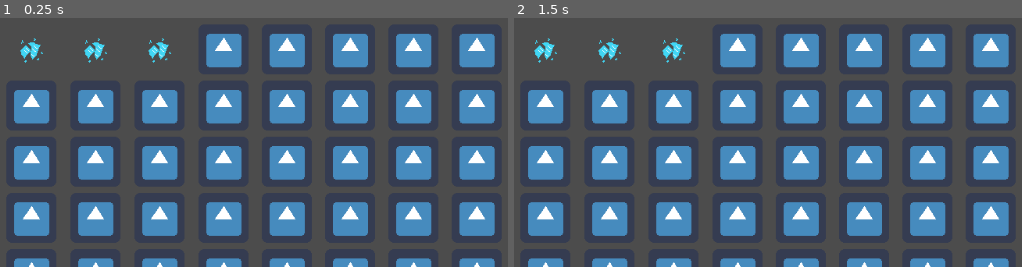
Above: before the commit, frames 1-2 (left to right).
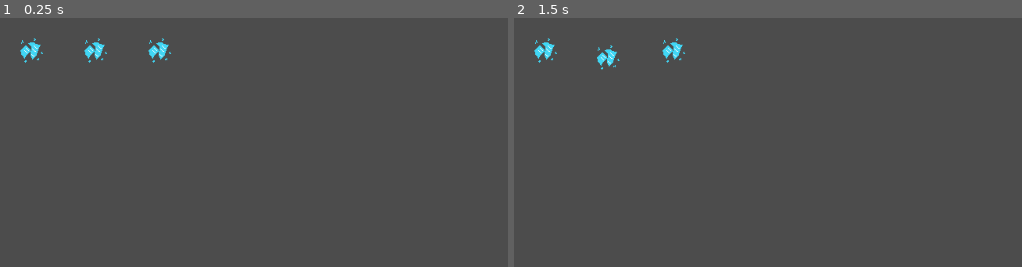
Above: after the commit, the same moments.

Repository: raimess11/GGJBandung23-Mandrake
Game: Godot game, scene res://Storage/Storage.tscn
The game is run twice, just before and just after one commit, with the same random seed, the same clock (stepped at 60 frames per second) and the same inputs. The project has no main scene, so this scene is started directly. The engine's default icon, where the game draws it, is replaced by a stand-in: a white triangle on a blue panel in a dark square.
Inputs (mouse positions are in pixels of both pictures, inside the frame that each line leads up to):
- Up to frame 1 (0.25 s): no input
- Up to frame 2 (1.5 s): tap Enter at 0.5 s; move the mouse to (outside the picture) at 0.52 s; click (outside the picture) at 0.67 s; tap Space at 1.25 s; move the mouse to (610, 55) at 1.27 s; click (610, 55) at 1.42 s

The runs differ from the first frame. In frame 1, 30% of the frame differs, in the area x 2-98%, y 6-100%; in frame 2, 30%.

Commit message:
im stuck here, push for check point

Diff:
--- a/Mandrake Store and Root Garden/Inventory/InventorySlotDisplay.gd
+++ b/Mandrake Store and Root Garden/Inventory/InventorySlotDisplay.gd
@@ -3,7 +3,16 @@
 onready var itemTextureRect = $TextureRect
 onready var itemQuantityLabel = $Label
 
+onready var roots2D = preload("res://roots/Roots2D.tscn")
+
 var selected:bool = false
+var travel:int = 0
+
+var startPosition:Vector2
+
+var roots:Node2D
+
+var DropPoint_list:Array = []
 
 func display_roots(roots):
 	if roots != null:
@@ -11,15 +20,40 @@
 		var quantity = roots.quantity
 		itemQuantityLabel.text = str(quantity) if quantity > 1 else ""
 		#itemTextureRect.self_modulate.a = 100#int(roots.quantity == 0)
+		DropPoint_list = get_tree().get_nodes_in_group("DropPoint")
+
 	else:
 		pass
 
 
 func _on_TextureRect_gui_input(event):
-	if event is InputEventMouseButton:
+	if event is InputEventMouseButton: #give true if press, give false if release
 		selected = event.pressed and event.button_index == BUTTON_LEFT
+		startPosition = get_global_mouse_position()
+		if selected :
+			itemTextureRect.self_modulate.a = 0
+			roots = generate_New_Roots2D()
+		else:
+			#jika di drop point, inventroy akan pindah ke inventory lain
+			roots.selected = false
+			print("just unselecting")
+			for point in DropPoint_list:
+				var distance = roots.global_position.distance_to(point.global_position)
+				if distance < point.radius:
+					point.select()
+					roots.global_position = point.global_position
+
+			if false:
+				pass
+			#jika tidak berada pada drop point, inventory akan kembali ke tempat semula
+			else:
+				roots.queue_free()
+				itemTextureRect.self_modulate.a = 1.00
 
 
-func _on_TextureRect_mouse_exited():
-	if selected:
-		pass #buat object baru
+
+func generate_New_Roots2D() -> Node2D:
+	var newRoots2D = roots2D.instance()
+	newRoots2D.global_position = get_global_mouse_position()
+	get_tree().current_scene.add_child(newRoots2D)
+	return newRoots2D
--- a/Mandrake Store and Root Garden/Inventory/InventorySlotDisplay.tscn
+++ b/Mandrake Store and Root Garden/Inventory/InventorySlotDisplay.tscn
@@ -1,7 +1,6 @@
-[gd_scene load_steps=3 format=2]
+[gd_scene load_steps=2 format=2]
 
 [ext_resource path="res://Inventory/InventorySlotDisplay.gd" type="Script" id=1]
-[ext_resource path="res://icon.png" type="Texture" id=2]
 
 [node name="InventorySlotDisplay" type="CenterContainer"]
 anchor_right = 1.0
@@ -11,14 +10,13 @@
 script = ExtResource( 1 )
 
 [node name="TextureRect" type="TextureRect" parent="."]
-margin_left = 480.0
-margin_top = 268.0
-margin_right = 544.0
-margin_bottom = 332.0
+margin_left = 494.0
+margin_top = 282.0
+margin_right = 530.0
+margin_bottom = 318.0
 rect_min_size = Vector2( 36, 36 )
 size_flags_horizontal = 3
 size_flags_vertical = 3
-texture = ExtResource( 2 )
 stretch_mode = 4
 
 [node name="Label" type="Label" parent="."]
@@ -28,4 +26,3 @@
 margin_bottom = 307.0
 
 [connection signal="gui_input" from="TextureRect" to="." method="_on_TextureRect_gui_input"]
-[connection signal="mouse_exited" from="TextureRect" to="." method="_on_TextureRect_mouse_exited"]
--- a/Mandrake Store and Root Garden/Inventory/Slot.gd
+++ b/Mandrake Store and Root Garden/Inventory/Slot.gd
@@ -1,5 +1,5 @@
 extends Resource
-class_name Slot
+class_name Slots
 
 signal inventoryChanged(indexes)
 
@@ -9,45 +9,45 @@
 
 export(int) var maxInventory = 12
 
-#masukan roots ke dalam inventory
-func set_roots(roots_index,roots):
-	var previousRoots = rootsesInInventory[roots_index]
-	#syarat mystical masuk ke inventory: harus mempunyai dua slot yang kosong, hover pada slot yang awal
-	if roots.mytical and rootsesInInventory[roots_index + 1] == null:
-		var i = roots_index + 1
-		maxInventory -= 1
-		while i < maxInventory:
-			rootsesInInventory[i] = rootsesInInventory[i + 1]
-			i += 1
-		rootsesInInventory[roots_index] = roots
-		rootsesInInventory.pop_back()
-	#jika tidak memenuhi syarat, maka akan return (idk what to do here)
-	elif rootsesInInventory[roots_index + 1] != null:
-		return
-	else:
-		rootsesInInventory[roots_index] = roots
-	emit_signal("inventoryChanged", [roots_index])
-	return previousRoots
-
-#tukar menukar roots di inventory
-func swap_roots(roots_index, target_roots_index):
-	var targetRoots = rootsesInInventory[target_roots_index]
-	var roots = rootsesInInventory[roots_index]
-	rootsesInInventory[target_roots_index] = roots
-	rootsesInInventory[roots_index] = targetRoots
-	emit_signal("inventoryChanged", [roots_index, target_roots_index])
-
-#hapus roots dari inventory
-func remove_roots(roots_index):
-	var previousRoots = rootsesInInventory[roots_index]
-	if previousRoots.mytical:
-		rootsesInInventory.push_back(null)
-		var i = roots_index + 1
-		while i < maxInventory:
-			rootsesInInventory[i + 1] = rootsesInInventory[i]
-			i += 1
-		maxInventory += 1
-		rootsesInInventory[roots_index + 1] = null
-	rootsesInInventory[roots_index] = null
-	emit_signal("inventoryChanged", [roots_index])
-	return previousRoots
+##masukan roots ke dalam inventory
+#func set_roots(roots_index,roots):
+#	var previousRoots = rootsesInInventory[roots_index]
+#	#syarat mystical masuk ke inventory: harus mempunyai dua slot yang kosong, hover pada slot yang awal
+#	if roots.mytical and rootsesInInventory[roots_index + 1] == null:
+#		var i = roots_index + 1
+#		maxInventory -= 1
+#		while i < maxInventory:
+#			rootsesInInventory[i] = rootsesInInventory[i + 1]
+#			i += 1
+#		rootsesInInventory[roots_index] = roots
+#		rootsesInInventory.pop_back()
+#	#jika tidak memenuhi syarat, maka akan return (idk what to do here)
+#	elif rootsesInInventory[roots_index + 1] != null:
+#		return
+#	else:
+#		rootsesInInventory[roots_index] = roots
+#	emit_signal("inventoryChanged", [roots_index])
+#	return previousRoots
+#
+##tukar menukar roots di inventory
+#func swap_roots(roots_index, target_roots_index):
+#	var targetRoots = rootsesInInventory[target_roots_index]
+#	var roots = rootsesInInventory[roots_index]
+#	rootsesInInventory[target_roots_index] = roots
+#	rootsesInInventory[roots_index] = targetRoots
+#	emit_signal("inventoryChanged", [roots_index, target_roots_index])
+#
+##hapus roots dari inventory
+#func remove_roots(roots_index):
+#	var previousRoots = rootsesInInventory[roots_index]
+#	if previousRoots.mytical:
+#		rootsesInInventory.push_back(null)
+#		var i = roots_index + 1
+#		while i < maxInventory:
+#			rootsesInInventory[i + 1] = rootsesInInventory[i]
+#			i += 1
+#		maxInventory += 1
+#		rootsesInInventory[roots_index + 1] = null
+#	rootsesInInventory[roots_index] = null
+#	emit_signal("inventoryChanged", [roots_index])
+#	return previousRoots
--- a/Mandrake Store and Root Garden/Storage/Storage.gd
+++ b/Mandrake Store and Root Garden/Storage/Storage.gd
@@ -1,16 +1 @@
 extends Node2D
-
-
-# Declare member variables here. Examples:
-# var a = 2
-# var b = "text"
-
-
-# Called when the node enters the scene tree for the first time.
-func _ready():
-	pass # Replace with function body.
-
-
-# Called every frame. 'delta' is the elapsed time since the previous frame.
-#func _process(delta):
-#	pass
--- a/Mandrake Store and Root Garden/project.godot
+++ b/Mandrake Store and Root Garden/project.godot
@@ -15,13 +15,13 @@
 "path": "res://roots/Roots.gd"
 }, {
 "base": "Resource",
-"class": "Slot",
+"class": "Slots",
 "language": "GDScript",
 "path": "res://Inventory/Slot.gd"
 } ]
 _global_script_class_icons={
 "Item": "",
-"Slot": ""
+"Slots": ""
 }
 
 [application]
--- a/Mandrake Store and Root Garden/roots/Roots2D.gd
+++ b/Mandrake Store and Root Garden/roots/Roots2D.gd
@@ -1,4 +1,15 @@
 extends Node2D
 
+export(Resource) var data = preload("res://roots/Ríza Dilitiríou.tres")
 
-extends(Resource) data = ""
+var selected:bool = true
+var onDropPoint:bool = false
+
+func _ready():
+	$Sprite.texture = data.texture
+
+func _process(delta):
+	if selected:
+		global_position = get_global_mouse_position()
+	else:
+		onDropPoint=true
--- a/Mandrake Store and Root Garden/roots/Roots2D.tscn
+++ b/Mandrake Store and Root Garden/roots/Roots2D.tscn
@@ -4,3 +4,5 @@
 
 [node name="Roots2D" type="Node2D"]
 script = ExtResource( 1 )
+
+[node name="Sprite" type="Sprite" parent="."]
